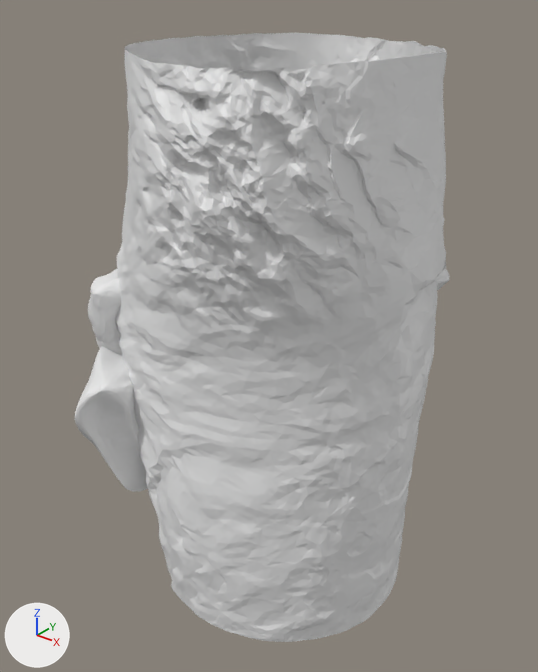
One commit to the OBJ model Darkness/Assets/fbx/Tunnel/Tunnel1.obj: the scene before it, then after it.
Before and after are seen from a camera (50 mm lens) standing at (5860.0, -9885.0, -4413.0) and looking at (-1133.0, -1143.0, -9833.0). Lighting does not change. The marker at lower left points along +X, +Y and +Z. Where no turn or scale is listed for an object, it has been applied to the vertices.

In view in the first picture: 'Tunnel1'.
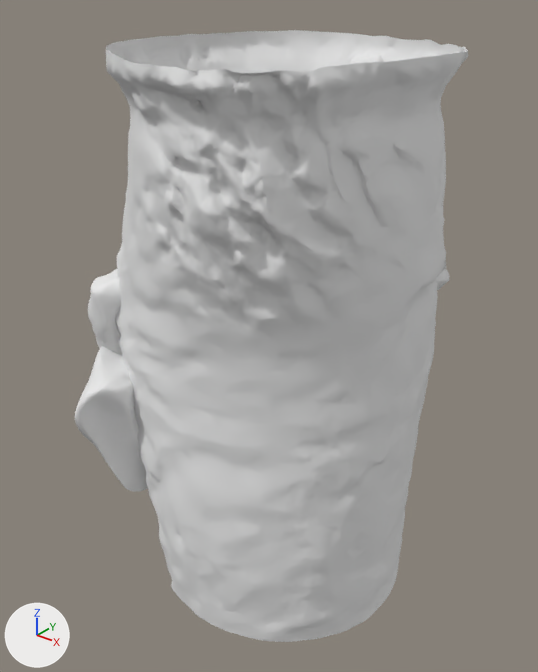
What the commit changed:
me_tunnel1 is used by ob_tunnel1; location (0.0, 0.0, 0.0).
me_tunnel1 had 20328 vertices, 40434 faces and spanned x -4099.0..1677.0, y -4119.0..1966.0, z -14009.0..-5259.0.
me_tunnel1 now has 20328 vertices, 40434 faces and spans x -4099.0..1677.0, y -4119.0..1966.0, z -14009.0..-5241.0.
me_tunnel1 part 1: 1820 of 20328 vertices moved; they spanned x -3042.0..1498.0, y -3798.0..765.0, z -6474.0..-5259.0 and now span x -3235.0..1671.0, y -3958.0..1029.0, z -6474.0..-5241.0; mean shift (2.0, -6.0, 2.0); largest move (1014.0, -3058.0, -5486.0) -> (1227.0, -3247.0, -5496.0).
me_tunnel1 part 2: all faces are now shaded smooth (40434 of 40434 changed).

Location of each change, (x1, y1, x2, y2) in pixels of the pictures (538 x 672 px; the box of a moved part takes in the faces that stretch with it):
'Tunnel1', reshaped
    before: (75, 33, 449, 642)
    after: (75, 30, 468, 642)
part 1 of me_tunnel1, moved or reshaped
    before: (125, 33, 447, 178)
    after: (106, 30, 468, 178)
part 2 of me_tunnel1, shading changed
    both: (75, 56, 449, 642)
